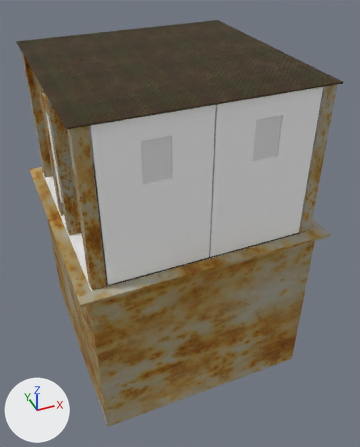
Two versions of the Blender file models/Aufzug.blend, one commit apart.
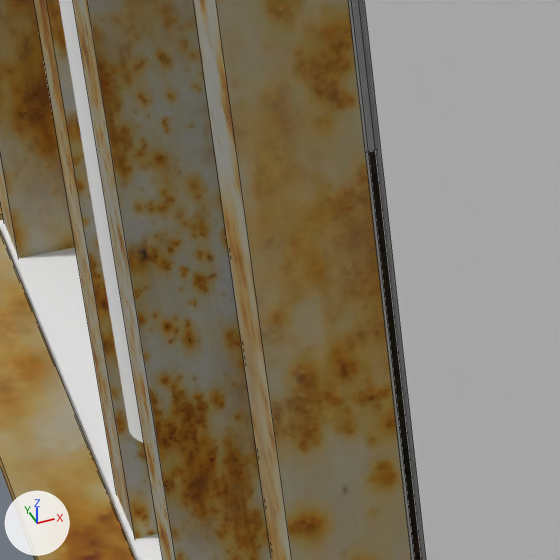
The first picture shows the older version from a 50 mm lens placed at (-2.67, -6.9, 4.68), pointed at (0.2, -0.2, -0.43). The close-ups show both versions on the part from 12% to 33% of the width and 32% to 49% of the height of that picture; other places that the commit changed are outside them. The lights are fixed; the arrows at lower left show +X, +Y and +Z. The close-ups show mesh edges as thin lines.

In view in the first close-up: 'Cylinder1.001', 'Plane', 'aushub', 'boden', 'door.001', 'door.003', 'seitenwand.001', 'stuetze.001', 'stuetze.002', 'stuetze.004'.
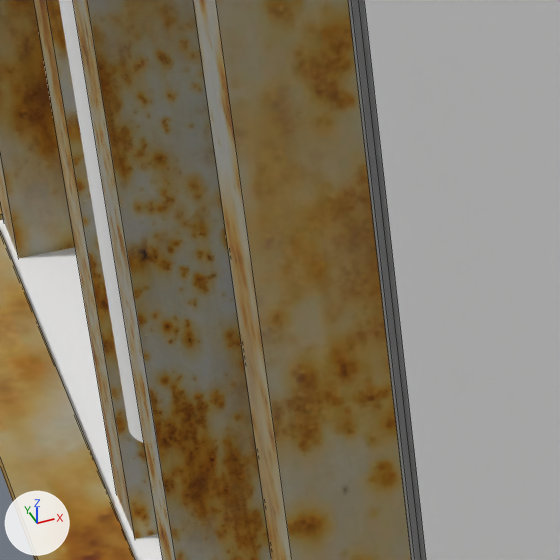
Diff of the bpy script that builds the scene:
```diff
--- a/models/Aufzug.blend.py
+++ b/models/Aufzug.blend.py
@@ me_cube_012 @@
+me_cube_012.from_pydata(...)  # a box spanning x -1.55..1.56, y -1.58..1.58, z -1.07..1.33
@@ ob_blockinside @@
+ob_blockinside = bpy.data.objects.new('BlockInside', me_cube_012)
+ob_blockinside.parent = ob_movingpart
+ob_blockinside.matrix_parent_inverse = Matrix(((1.0, 0.0, 0.0, 0.0), (0.0, 1.0, 0.0, 0.0), (0.0, 0.0, 1.0, -0.015), (0.0, 0.0, 0.0, 1.0)))
+ob_blockinside.location = (0.0, 0.0, 1.086)
```

Location of each change, [x1, y1, x2, y2] in pixels of the close-ups (560 x 560 px):
'BlockInside', added
    after: [352, 0, 421, 560]
'boden', unchanged, covered by the edit
    before: [369, 150, 421, 560]
